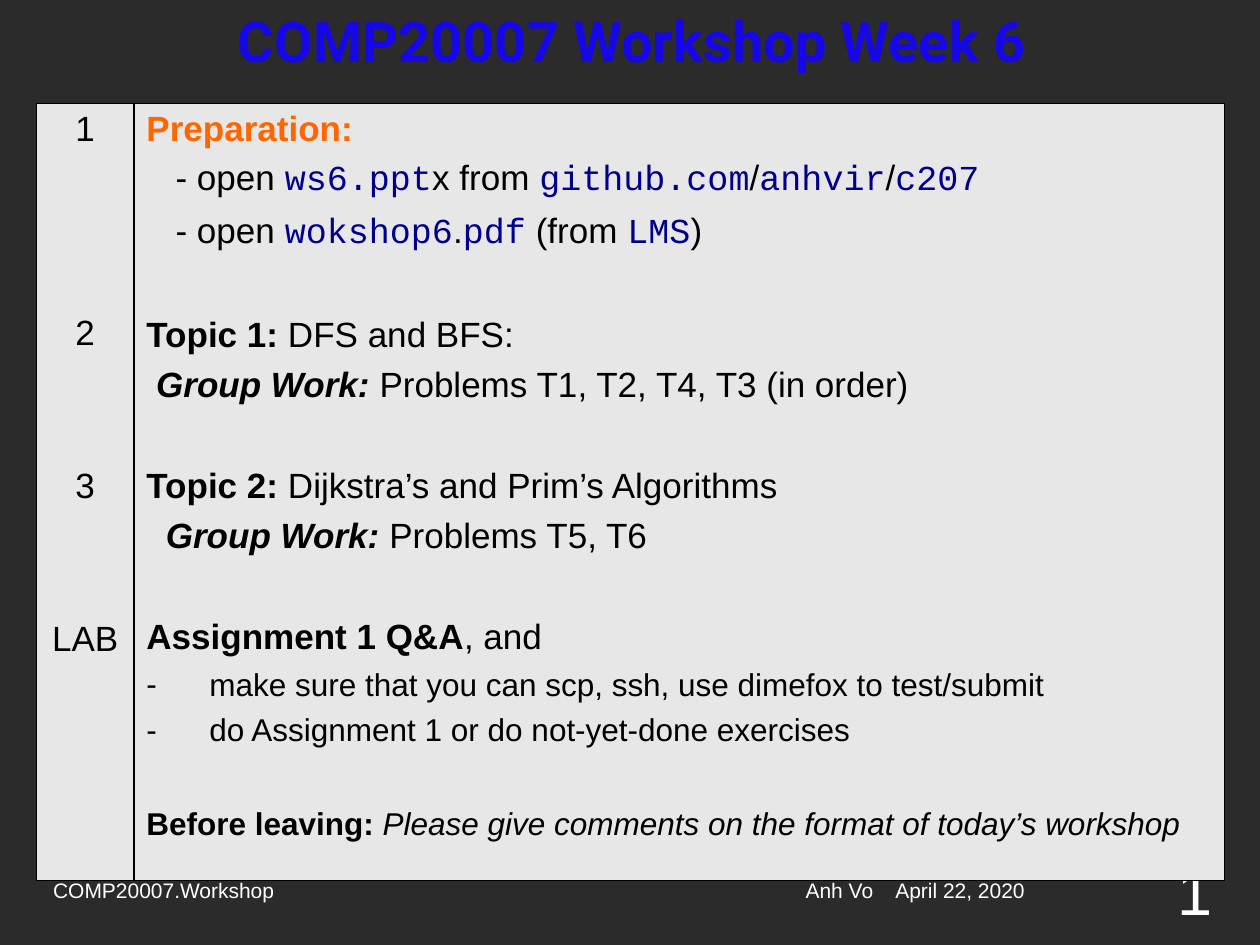
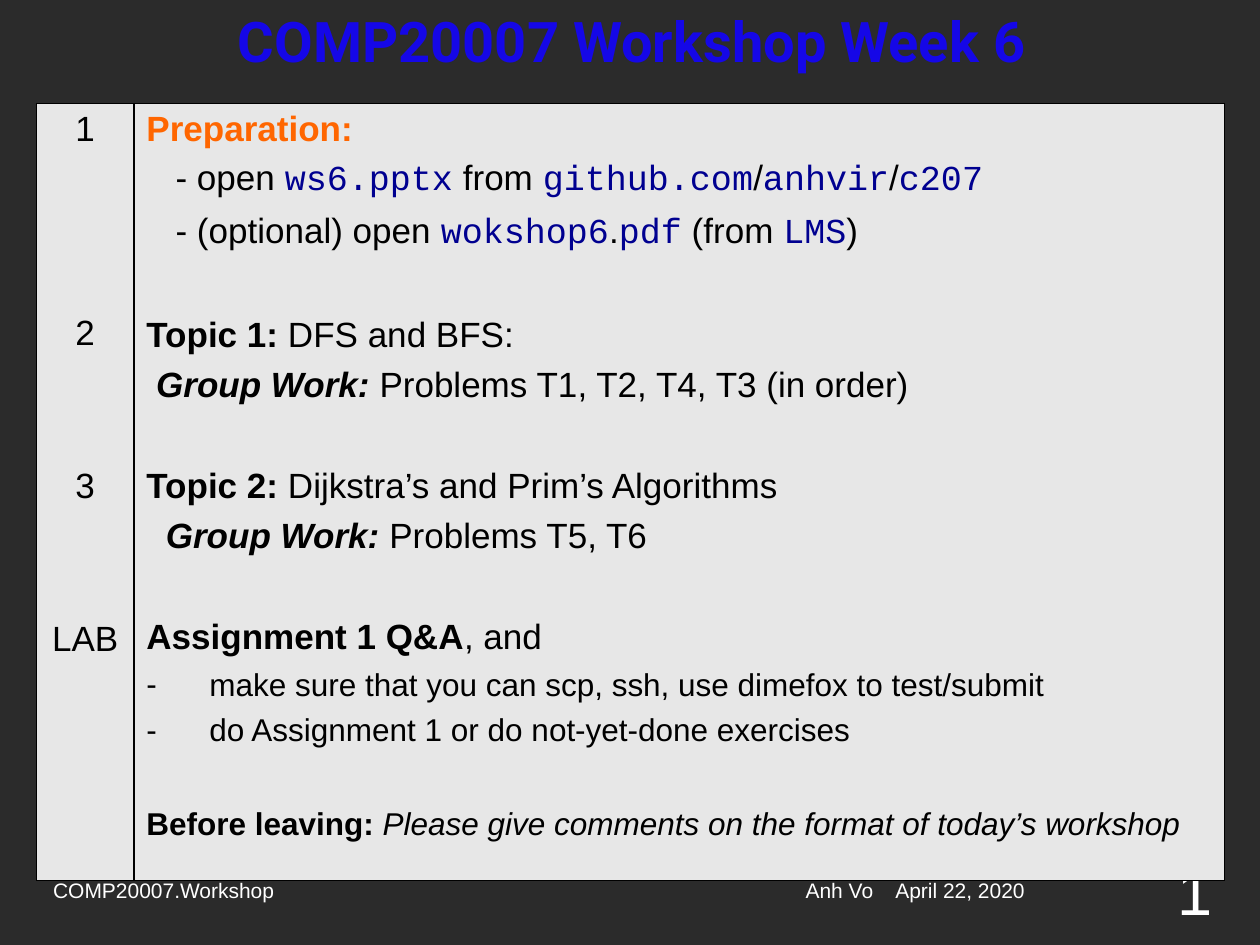
Before and after one commit to anhvir/c207, a slide deck: slide 1 of ws6.pptx. Drawn at 1260x945 pixels with LibreOffice and Linux fonts; fonts in the diff are those of the drawing; background and template pictures are left out; a plain dark background stands for a picture behind light text. Boxes give left, top, right and bottom in pixels: in the first picture for what was removed or moved away, otherwise in the second. Text is boxed around its words. In the diff, an @@ line names an element or a change of style, - is before the commit and + after.

Commit message:
Week 6

```diff
--- a/ws6.pptx
+++ b/ws6.pptx
@@ table at (37, 103, 1225, 910) @@
-row 1, column 2: Preparation: / - open ws6.pptx from github.com/anhvir/c207 / - open wokshop6.pdf (from LMS) / Topic 1: DFS and BFS: / Group Work: Problems T1, T2, T4, T3 (in order) / Topic 2: Dijkstra’s and Prim’s Algorithms / Group Work: Problems T5, T6 / Assignment 1 Q&A, and / make sure that you can scp, ssh, use dimefox to test/submit / do Assignment 1 or do not-yet-done exercises / Before leaving: Please give comments on the format of today’s workshop
+row 1, column 2: Preparation: / - open ws6.pptx from github.com/anhvir/c207 / - (optional) open wokshop6.pdf (from LMS) / Topic 1: DFS and BFS: / Group Work: Problems T1, T2, T4, T3 (in order) / Topic 2: Dijkstra’s and Prim’s Algorithms / Group Work: Problems T5, T6 / Assignment 1 Q&A, and / make sure that you can scp, ssh, use dimefox to test/submit / do Assignment 1 or do not-yet-done exercises / Before leaving: Please give comments on the format of today’s workshop
```
Also in this commit, not shown: 9 other slides changed, 2 other files.
